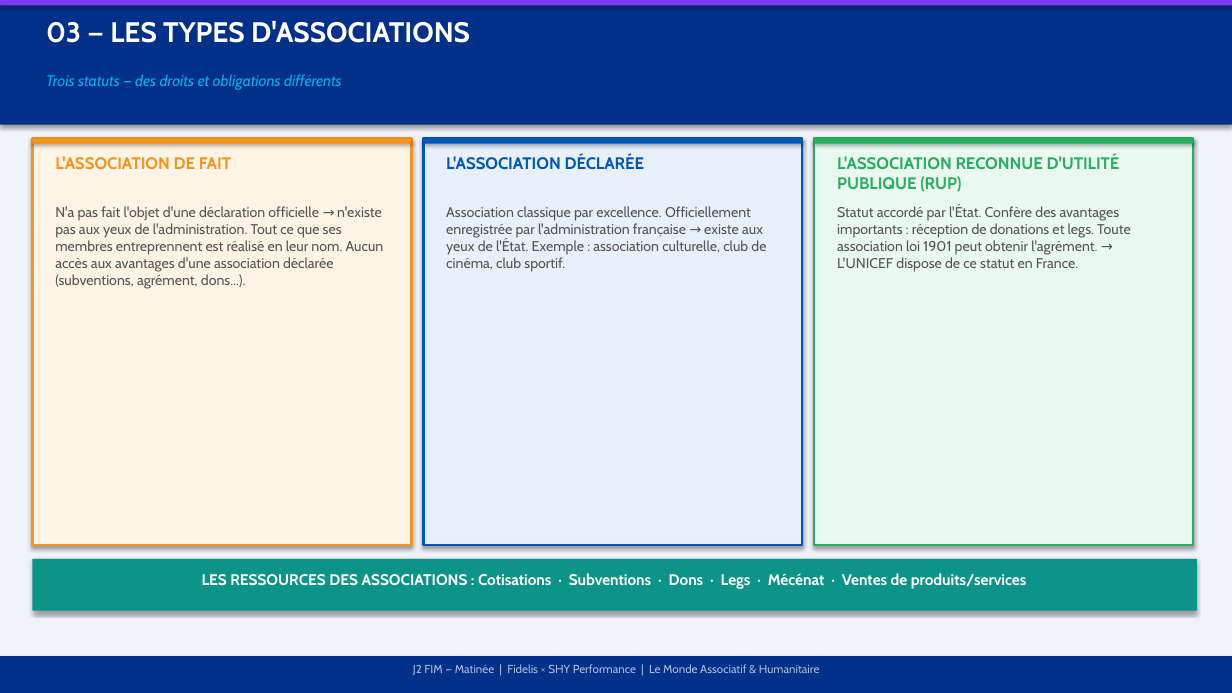
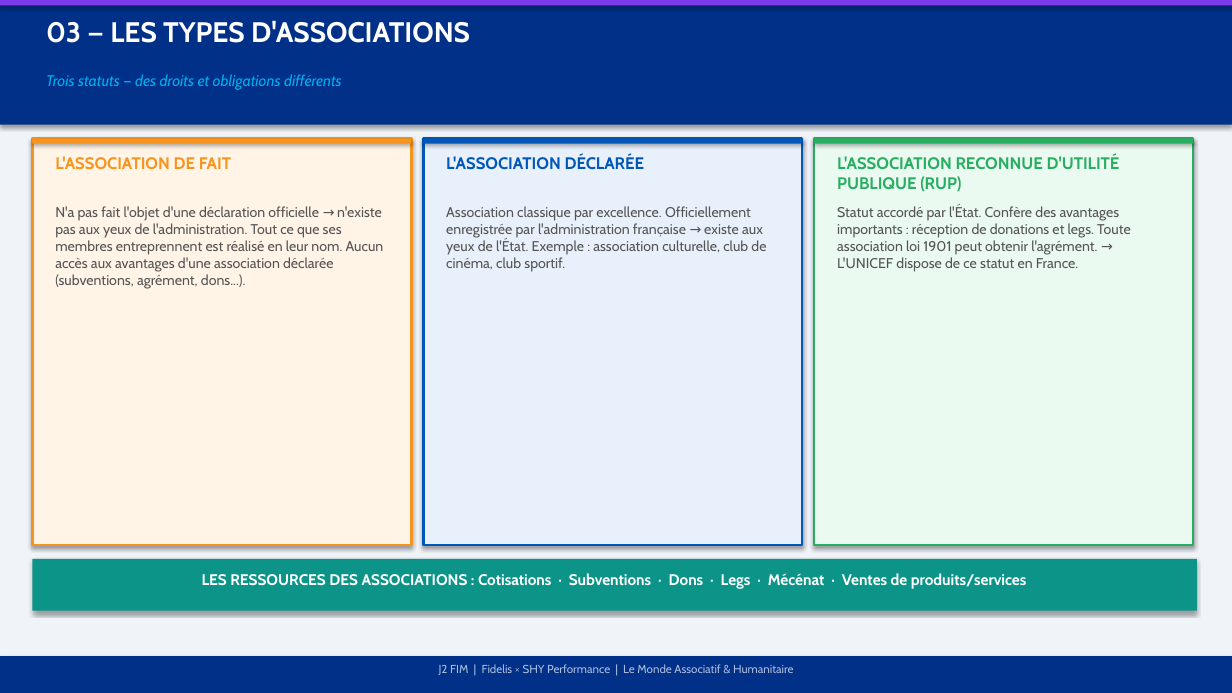
Before and after one commit to madsenfatou-code/fatou, a slide deck: slide 4 of J2_Matin_Formation_Fidelis.pptx. Drawn at 1232x693 pixels with LibreOffice and Linux fonts; fonts in the diff are those of the drawing. Boxes give left, top, right and bottom in pixels: in the first picture for what was removed or moved away, otherwise in the second. Text is boxed around its words. In the diff, an @@ line names an element or a change of style, - is before the commit and + after.

```diff
--- a/J2_Matin_Formation_Fidelis.pptx
+++ b/J2_Matin_Formation_Fidelis.pptx
@@ text at (x1=439, y1=664, x2=794, y2=675): text changed @@
-J2 FIM — Matinée | Fidelis × SHY Performance | Le Monde Associatif & Humanitaire
+J2 FIM | Fidelis × SHY Performance | Le Monde Associatif & Humanitaire
```
Also in this commit, not shown: 14 other slides changed, 3 slides added, 3 other files.
